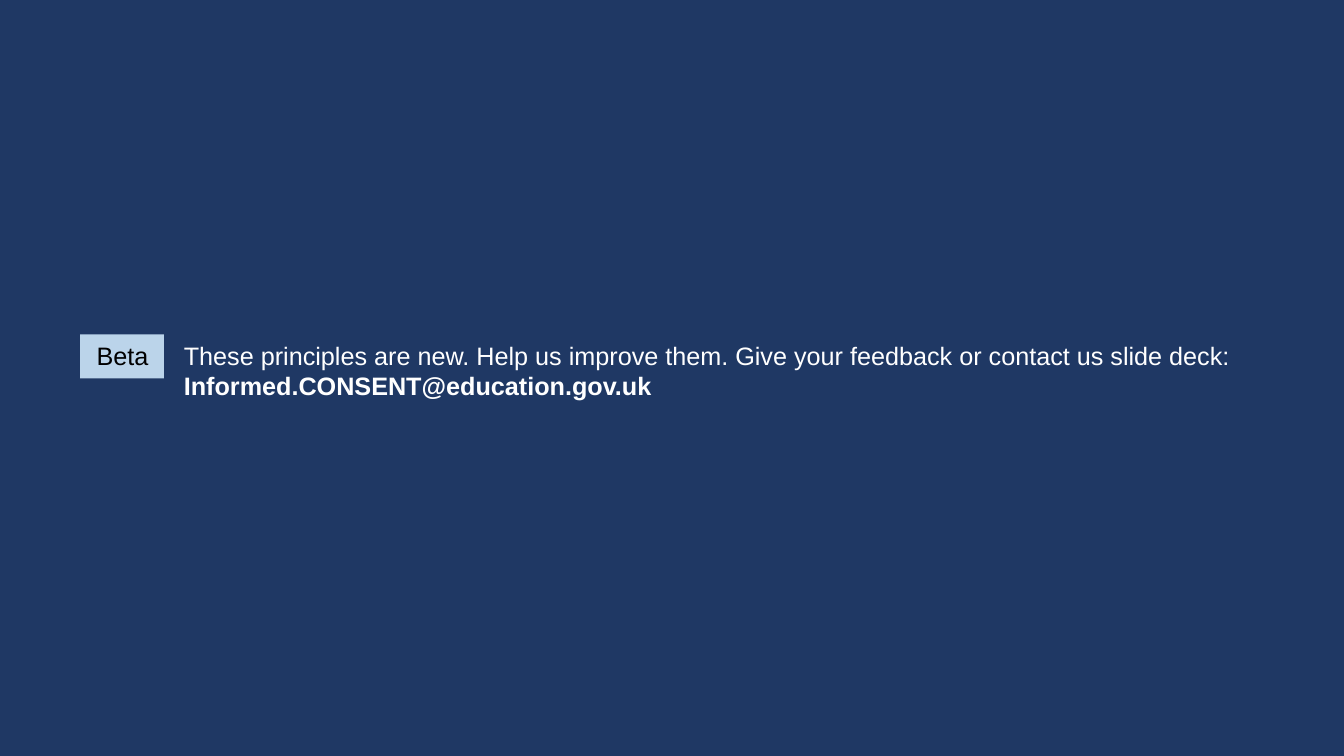
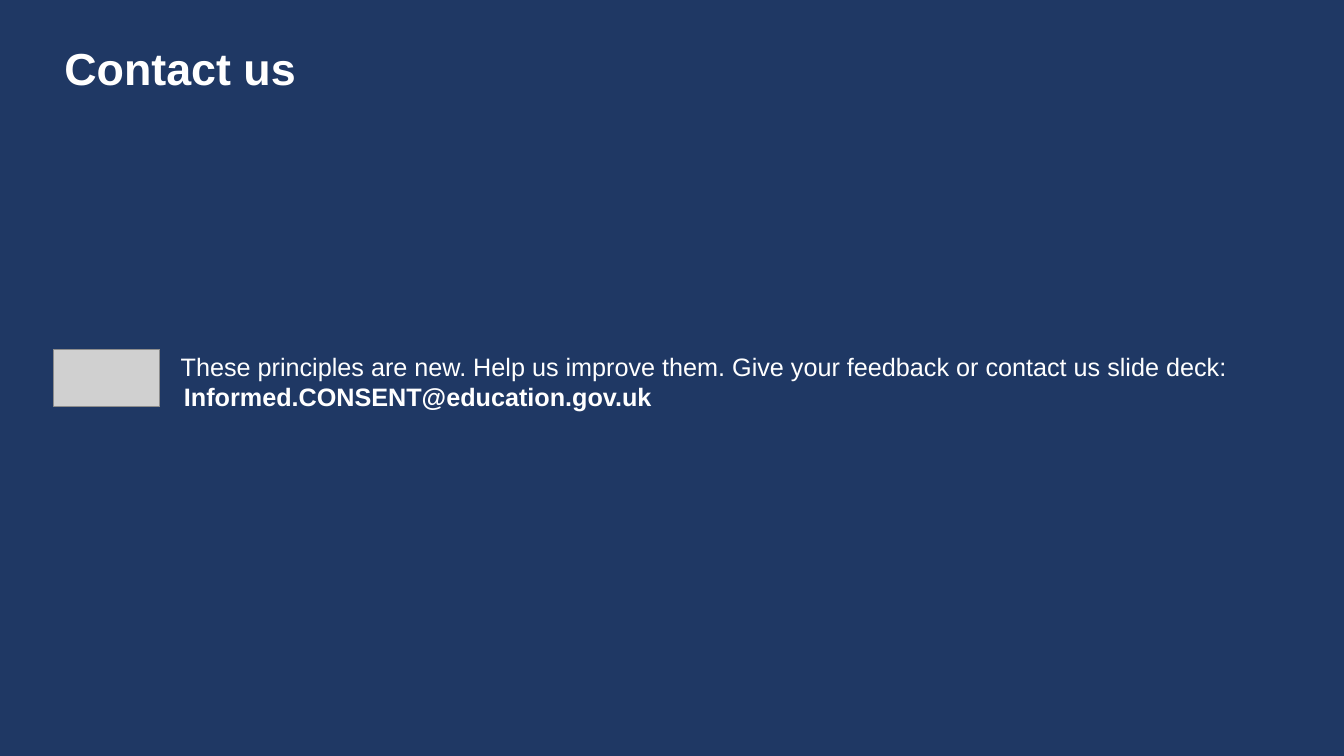
Before and after one commit to DFE-Digital/user-research-new-manual, a slide deck: slide 22 of app/assets/downloads/informed-consent-principles-beta-jun25.pptx. Drawn at 1344x756 pixels with LibreOffice and Linux fonts; fonts in the diff are those of the drawing; grey boxes stand for pictures. Boxes give left, top, right and bottom in pixels: in the first picture for what was removed or moved away, otherwise in the second. Text is boxed around its words. In the diff, an @@ line names an element or a change of style, - is before the commit and + after.

Commit message:
final informed consent ppt file added for blog post added

```diff
--- a/app/assets/downloads/informed-consent-principles-beta-jun25.pptx
+++ b/app/assets/downloads/informed-consent-principles-beta-jun25.pptx
@@ title added at bbox=[64, 53, 295, 86], 32 pt, text #FFFFFF, bold @@
+Contact us
@@ picture added at bbox=[54, 349, 160, 406] @@
@@ rectangle removed at bbox=[81, 335, 164, 379] @@
@@ text at bbox=[181, 357, 1226, 412]: text changed @@
-Beta These principles are new. Help us improve them. Give your feedback or contact us slide deck:
-Informed.CONSENT@education.gov.uk
+These principles are new. Help us improve them. Give your feedback or contact us slide deck:
+Informed.CONSENT@education.gov.uk
```
Also in this commit, not shown: 17 other slides changed, 1 other file.
